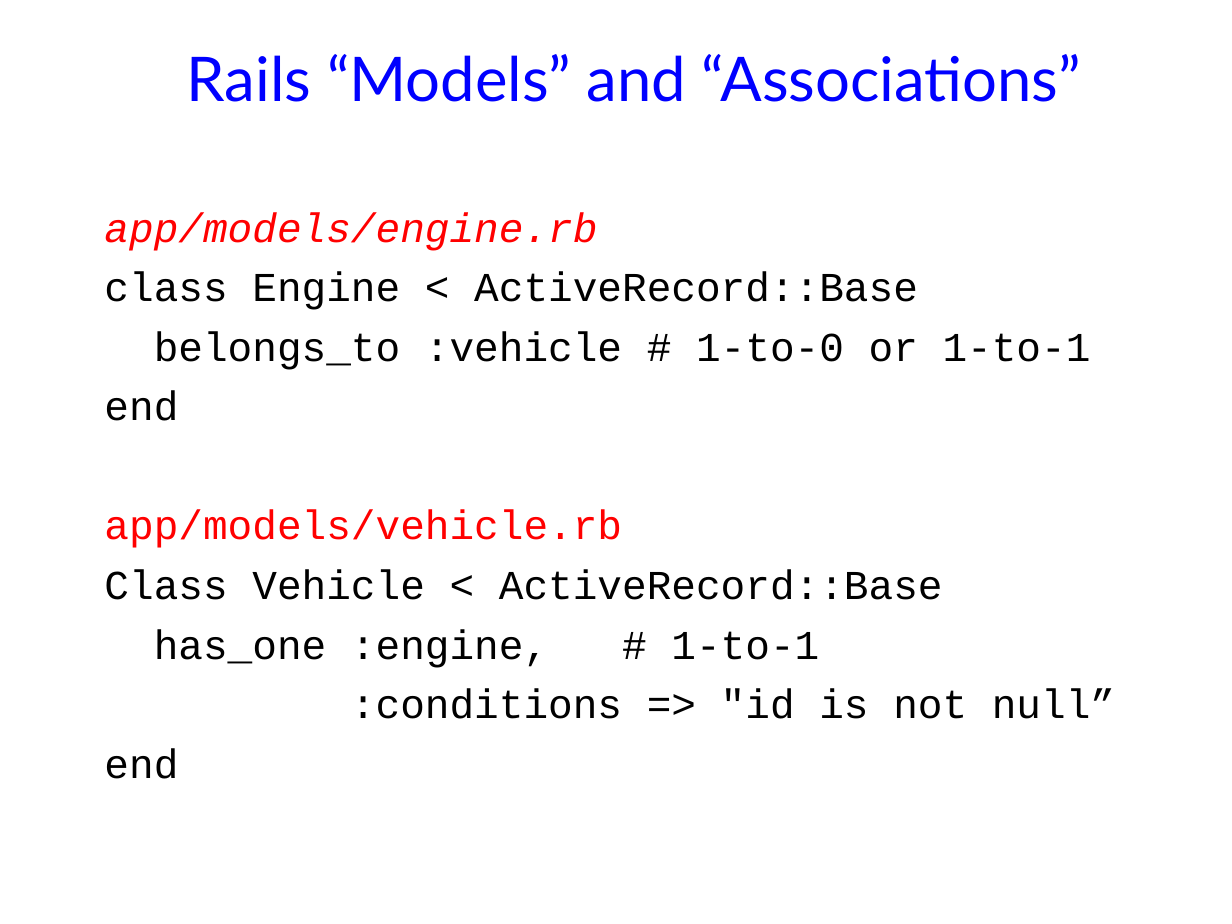
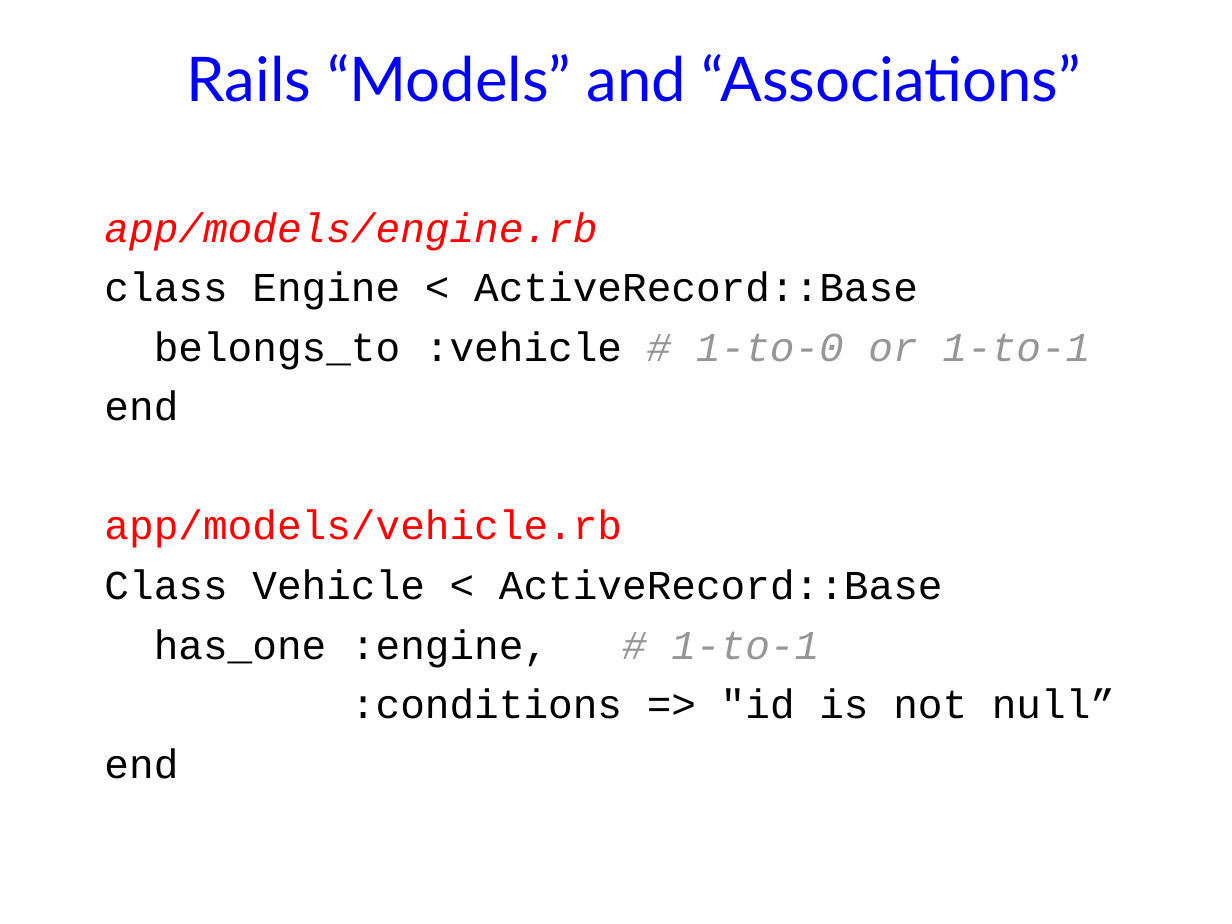
Before and after one commit to jhellerstein/cs186-09, a slide deck: slide 29 of lecs/03-Relational2.ppt (slide 11 before the commit). Drawn at 1232x924 pixels with LibreOffice and Linux fonts; fonts in the diff are those of the drawing; background and template pictures are left out. Boxes give left, top, right and bottom in pixels: in the first picture for what was removed or moved away, otherwise in the second. Text is boxed around its words. In the diff, an @@ line names an element or a change of style, - is before the commit and + after.

```diff
--- a/lecs/03-Relational2.ppt
+++ b/lecs/03-Relational2.ppt
@@ text at [154, 331, 1090, 668]: text colour #000000 to #969696, italic on in "# 1-to-0 or 1-to-1", "# 1-to-1" @@
```
Also in this commit, not shown: 10 other slides changed, 1 slide added, 1 other file.
